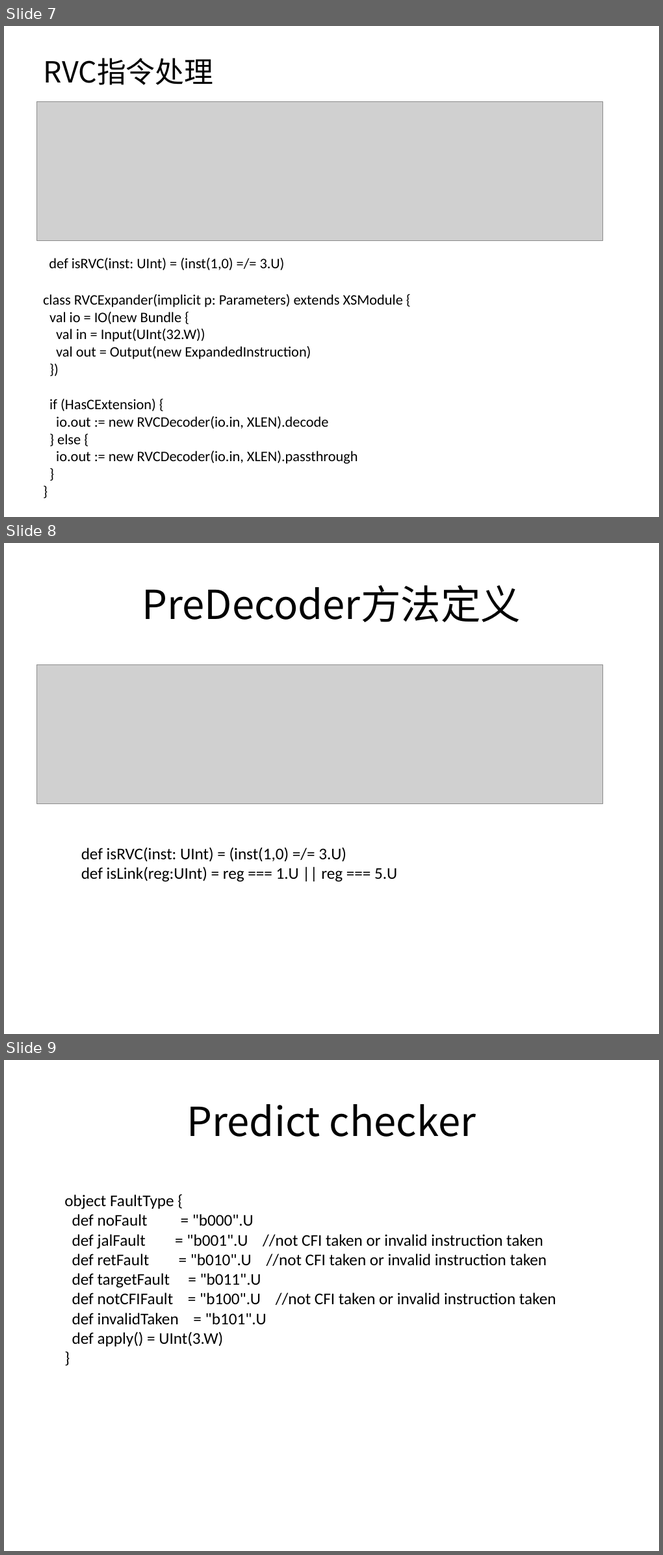
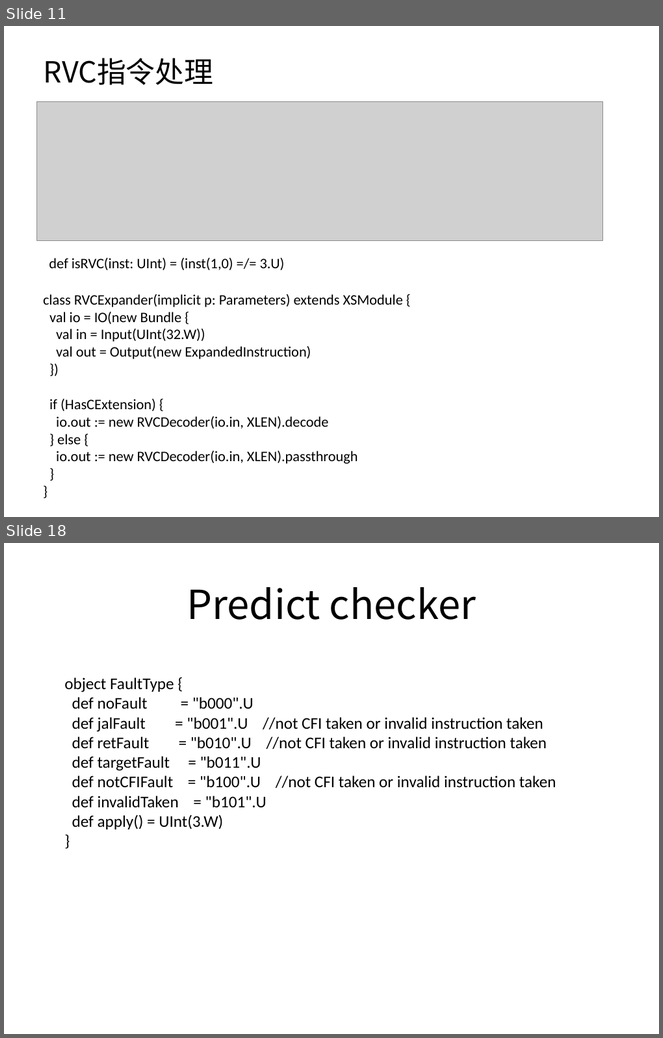
Before and after one commit to sqduan/Xiangshan_Learning, a slide deck: Documents/PreDecoder.pptx. Shown one above the other, each under a label of ours: slides 7, 8 and 9 before the commit, slides 11 and 18 after it; the slides between them are not shown. The pictures are 663x1555 and 663x1038 pixels, drawn with LibreOffice and Linux fonts; fonts in the diff are those of the drawing; grey boxes stand for pictures. Boxes give left, top, right and bottom in pixels: in the first picture for what was removed or moved away, otherwise in the second. Text is boxed around its words. In the diff, an @@ line names an element or a change of style, - is before the commit and + after.

```diff
--- a/Documents/PreDecoder.pptx
+++ b/Documents/PreDecoder.pptx
@@ slide 8 removed at <box>4,543,659,1034</box>, background #FFFFFF @@
@@ title removed at <box>142,585,521,622</box> @@
-PreDecoder方法定义
@@ picture removed at <box>36,665,603,804</box> @@
@@ text removed at <box>81,847,397,882</box> @@
-def isRVC(inst: UInt) = (inst(1,0) =/= 3.U)
-def isLink(reg:UInt) = reg === 1.U || reg === 5.U
@@ what was slide 7 is now slide 11 @@
@@ what was slide 9 is now slide 18 @@
```
Also in this commit, not shown: 11 slides added.
